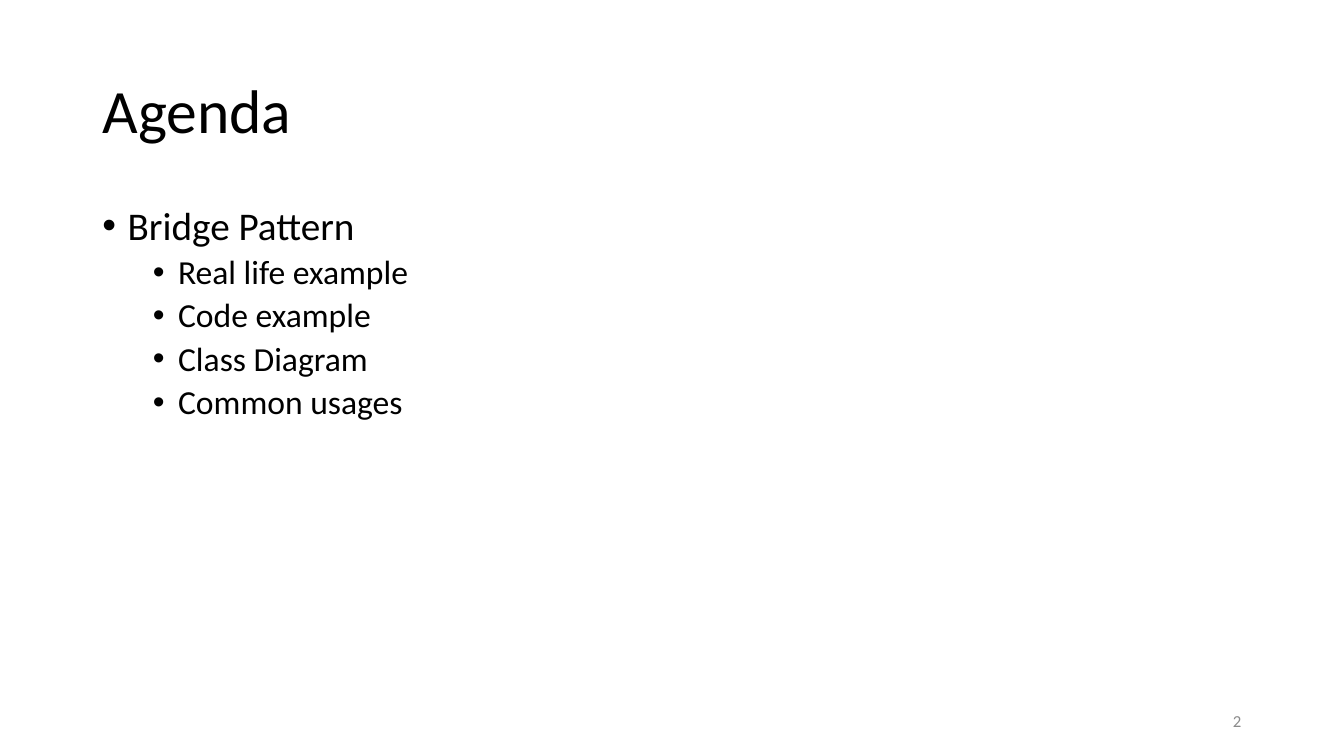
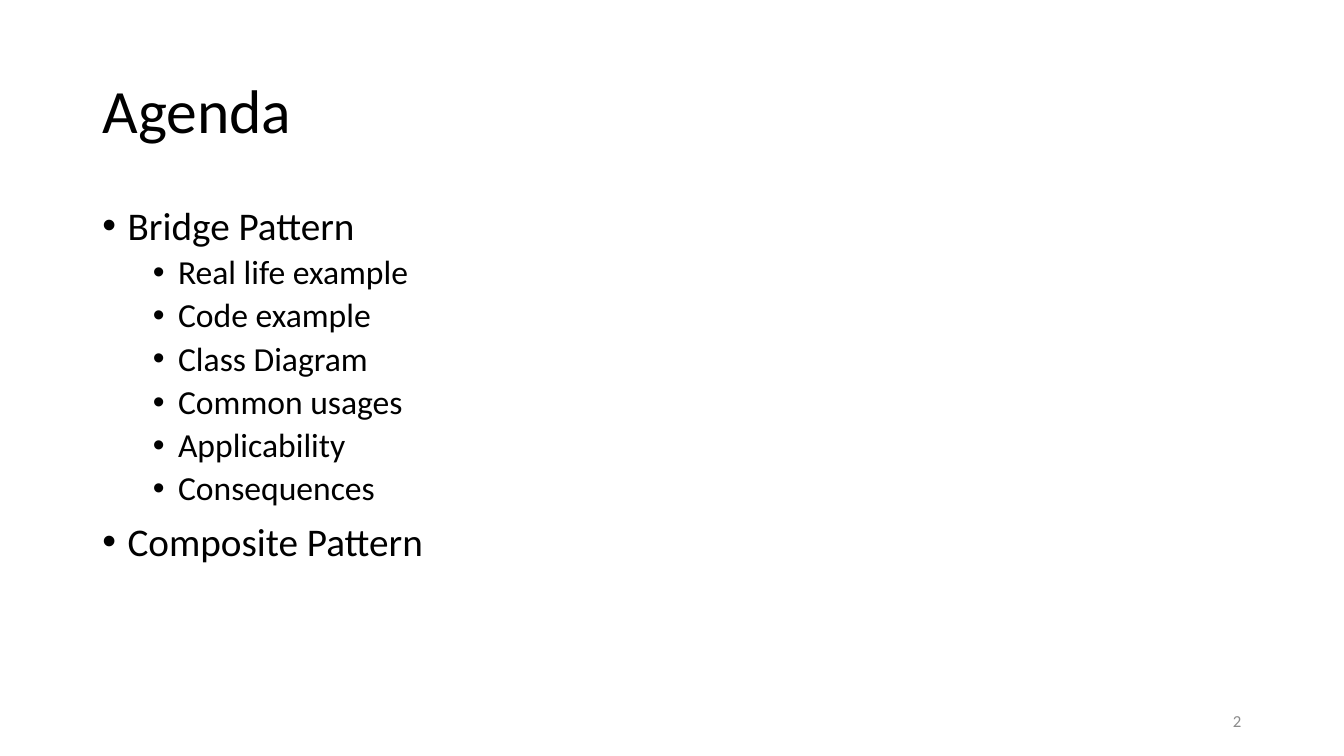
Before and after one commit to esziger/design_patterns, a slide deck: slide 2 of DP02_Bridge_Pattern.pptx. Drawn at 1344x756 pixels with LibreOffice and Linux fonts; fonts in the diff are those of the drawing. Boxes give left, top, right and bottom in pixels: in the first picture for what was removed or moved away, otherwise in the second. Text is boxed around its words. In the diff, an @@ line names an element or a change of style, - is before the commit and + after.

Commit message:
ppt updated. Bridge pattern part is ready.

```diff
--- a/DP02_Bridge_Pattern.pptx
+++ b/DP02_Bridge_Pattern.pptx
@@ text at <box>128,433,423,563</box>: paragraphs added @@
+  • Applicability
+  • Consequences
+• Composite Pattern
```
Also in this commit, not shown: 2 other slides changed, 3 slides added.
